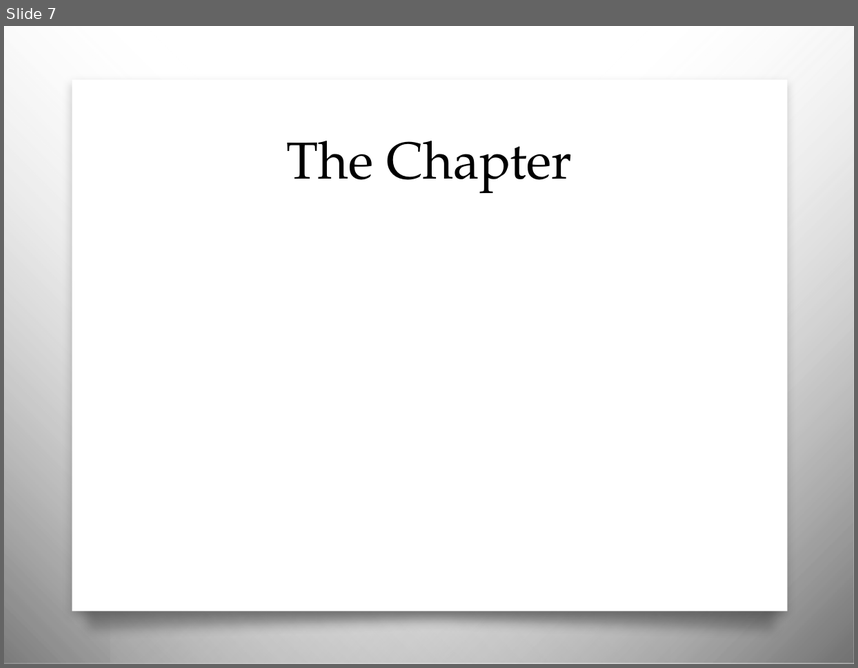
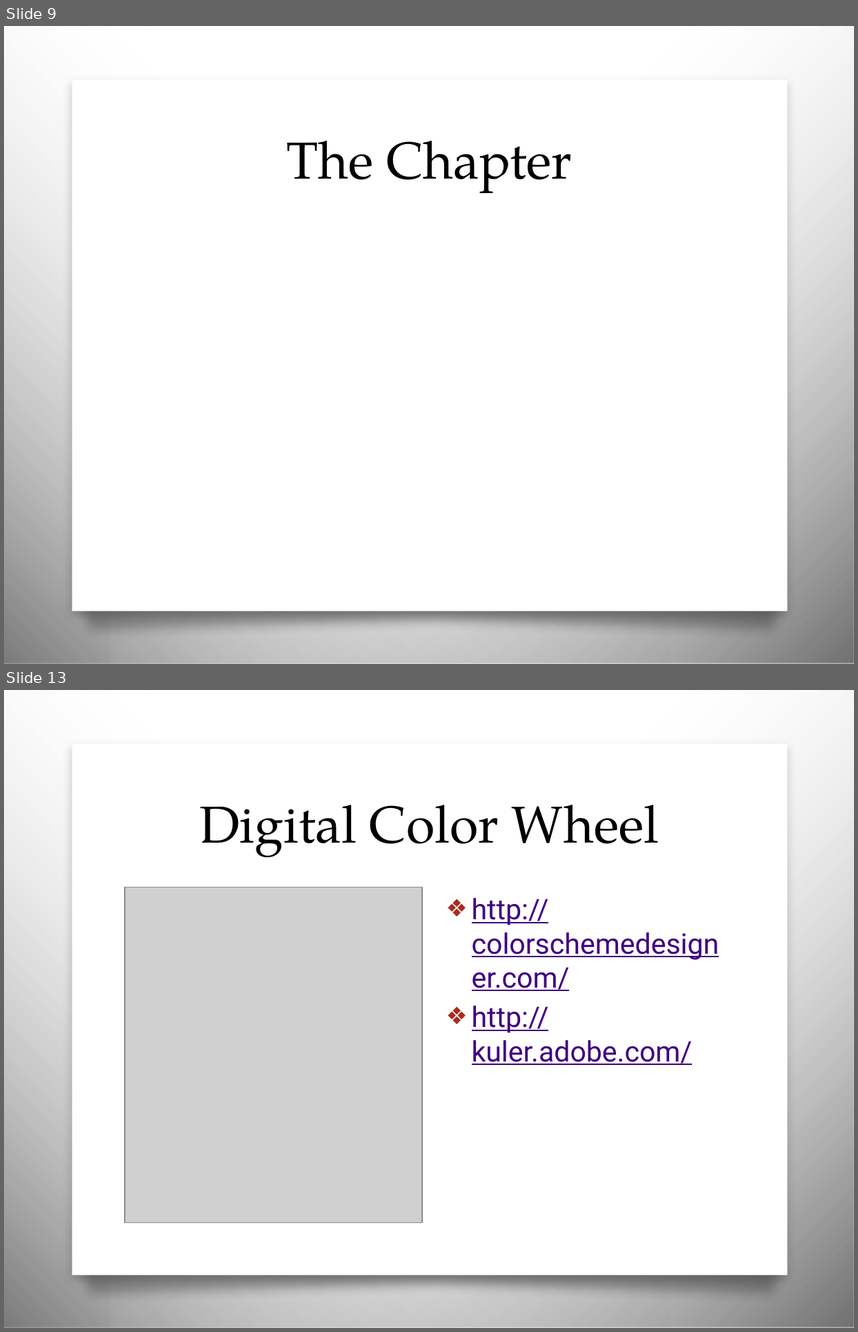
Before and after one commit to awayken/USF-ART329, a slide deck: slides/classnine/slides.pptx. Shown one above the other, each under a label of ours: slide 7 before the commit, slides 9 and 13 after it; the slides between them are not shown. The pictures are 858x668 and 858x1332 pixels, drawn with LibreOffice and Linux fonts; fonts in the diff are those of the drawing; grey boxes stand for pictures; background and template pictures are left out. Boxes give left, top, right and bottom in pixels: in the first picture for what was removed or moved away, otherwise in the second. Text is boxed around its words. In the diff, an @@ line names an element or a change of style, - is before the commit and + after.

```diff
--- a/slides/classnine/slides.pptx
+++ b/slides/classnine/slides.pptx
@@ slide 13 added at (4,690,854,1328), background picture (left out); not listed: 4 template elements that a slide beside it also shows @@
@@ title added at (200,805,659,858), 44 pt, text #000000 @@
+Digital Color Wheel
@@ picture added at (125,887,422,1222) @@
@@ text added at (472,898,693,1065), 24 pt, text #400080, underline @@
+❖ http://colorschemedesigner.com/
+❖ http://kuler.adobe.com/
@@ what was slide 7 is now slide 9 @@
```
Also in this commit, not shown: 4 slides changed, 10 other slides added, 1 slide removed.
